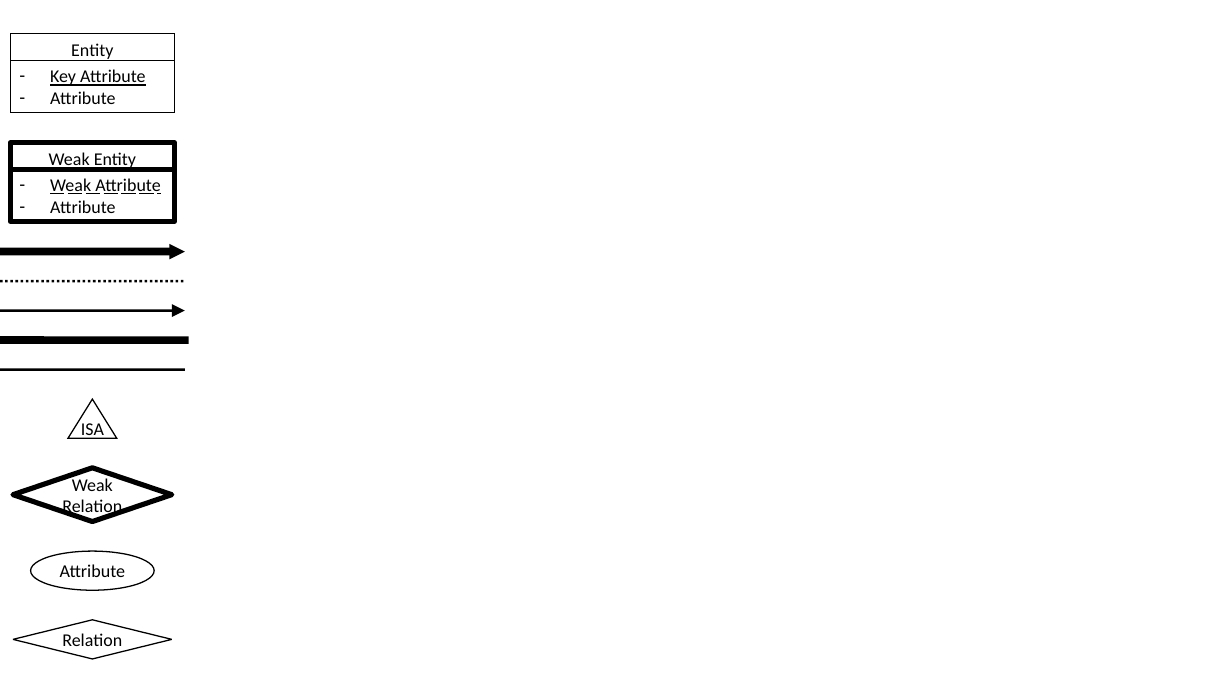
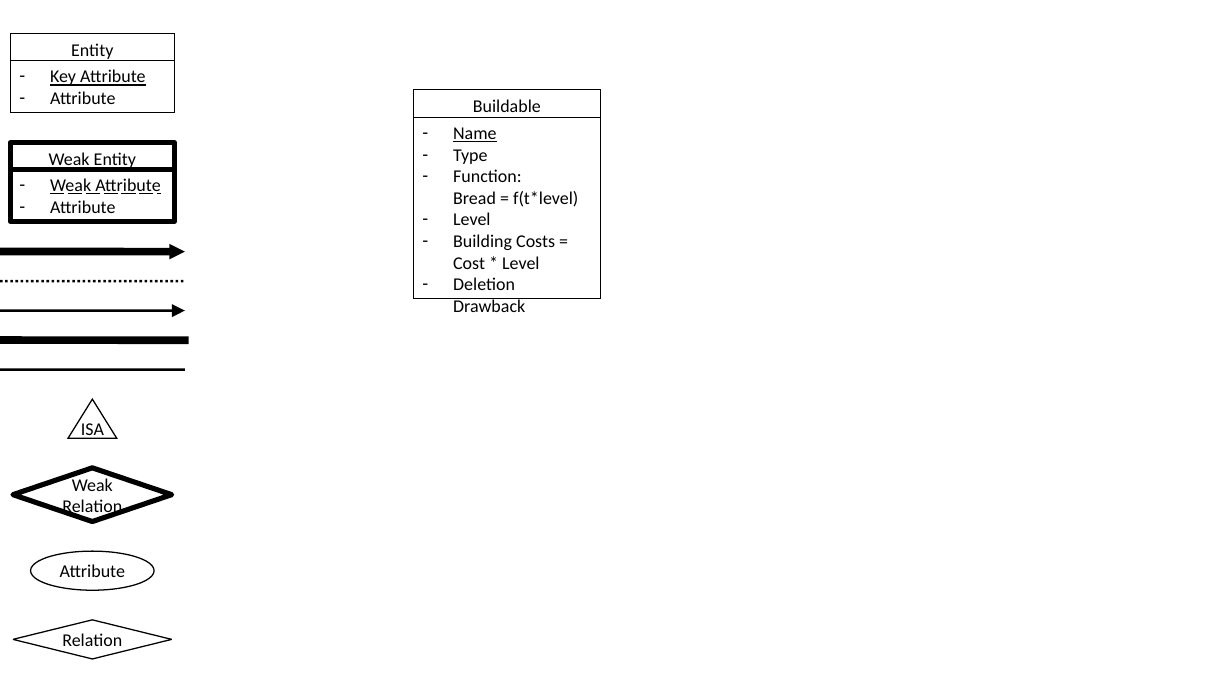
Before and after one commit to JeCheeseSmith/Clash-of-ppdb-s, a slide deck: slide 3 of documentation/Database Design.pptx. Drawn at 1232x693 pixels with LibreOffice and Linux fonts; fonts in the diff are those of the drawing; background and template pictures are left out. Boxes give left, top, right and bottom in pixels: in the first picture for what was removed or moved away, otherwise in the second. Text is boxed around its words. In the diff, an @@ line names an element or a change of style, - is before the commit and + after.

```diff
--- a/documentation/Database Design.pptx
+++ b/documentation/Database Design.pptx
@@ rectangle added at (x1=413, y1=90, x2=601, y2=120), fill #FFFFFF, outline #000000 0 pt, 14 pt, text #000000 @@
+Buildable
@@ rectangle added at (x1=413, y1=117, x2=601, y2=299), fill #FFFFFF, outline #000000 0 pt, 14 pt, text #000000 @@
+– Name
+– Type
+– Function:
+  Bread = f(t*level)
+– Level
+– Building Costs = Cost * Level
+– Deletion Drawback
```
Also in this commit, not shown: 2 other slides changed, 2 other files.
